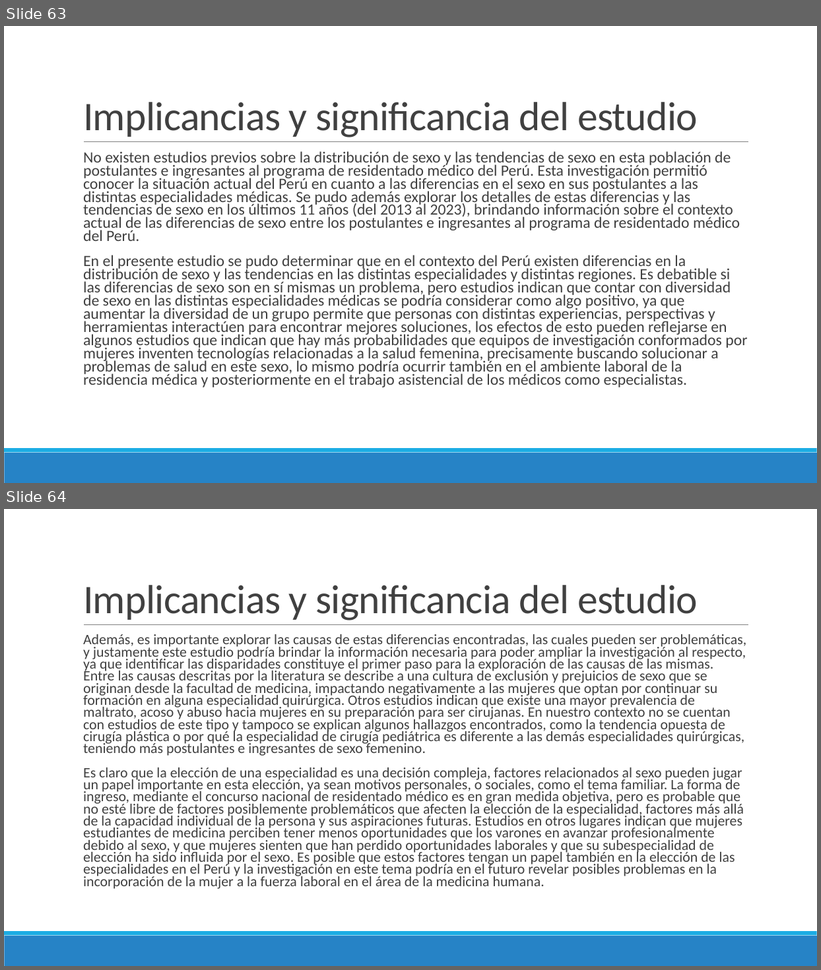
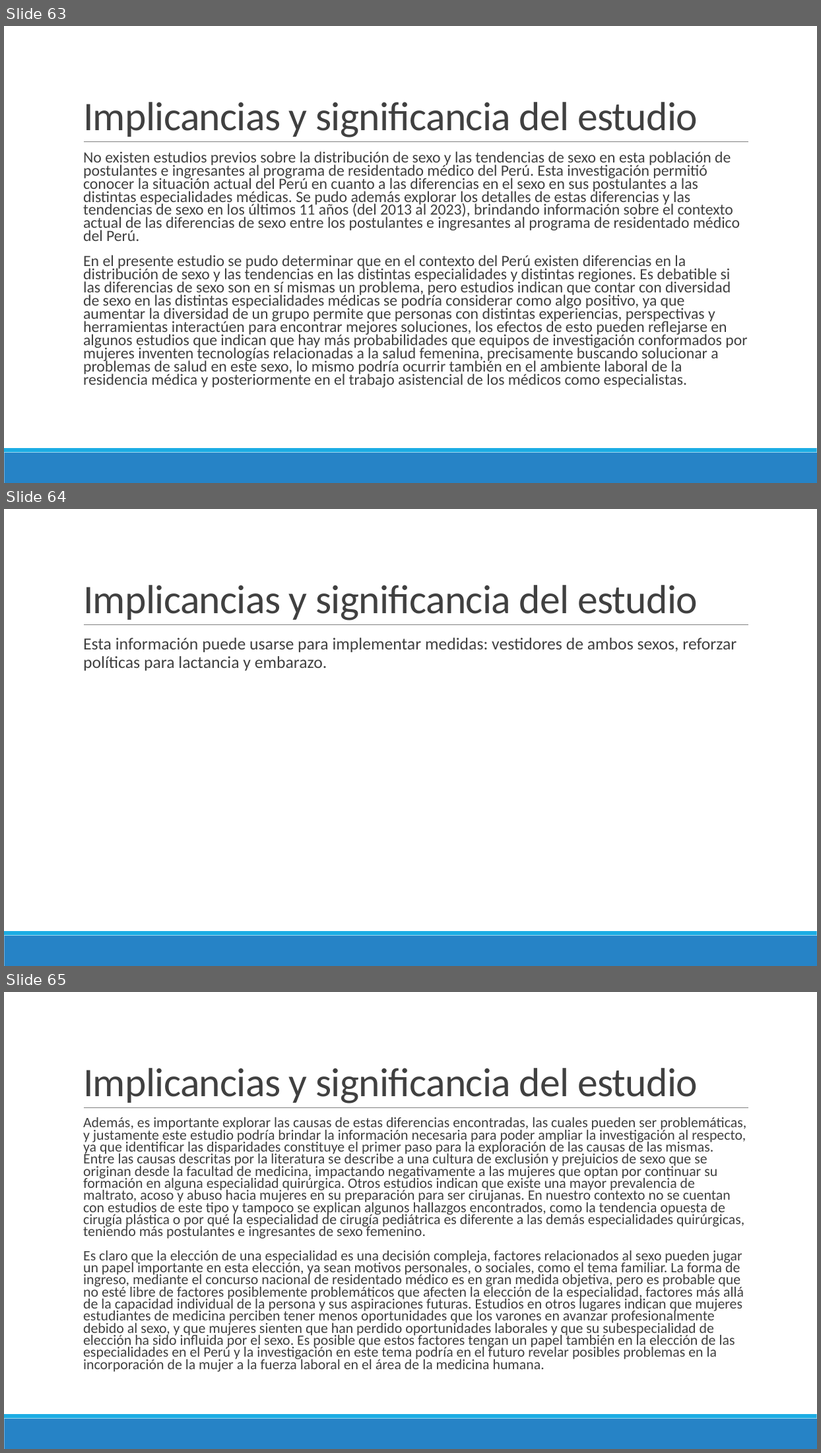
Before and after one commit to danimedi/tesis_genero_especialidades, a slide deck: doc/diapositivas_sustentacion_tesis.pptx. Shown one above the other, each under a label of ours: slides 63 and 64 before the commit, slides 63, 64 and 65 after it. The pictures are 821x970 and 821x1453 pixels, drawn with LibreOffice and Linux fonts; fonts in the diff are those of the drawing. Boxes give left, top, right and bottom in pixels: in the first picture for what was removed or moved away, otherwise in the second. Text is boxed around its words. In the diff, an @@ line names an element or a change of style, - is before the commit and + after.

```diff
--- a/doc/diapositivas_sustentacion_tesis.pptx
+++ b/doc/diapositivas_sustentacion_tesis.pptx
@@ slide 64 added at [4,509,817,966], background #FFFFFF; not listed: 3 template elements that a slide beside it also shows @@
@@ title added at [83,585,698,621], 48 pt, text #404040 @@
+Implicancias y significancia del estudio
@@ text added at [83,638,737,671], 20 pt, text #404040 @@
+  Esta información puede usarse para implementar medidas: vestidores de ambos sexos, reforzar políticas para lactancia y embarazo.
@@ what was slide 64 is now slide 65 @@
```
Also in this commit, not shown: 1 other file.
